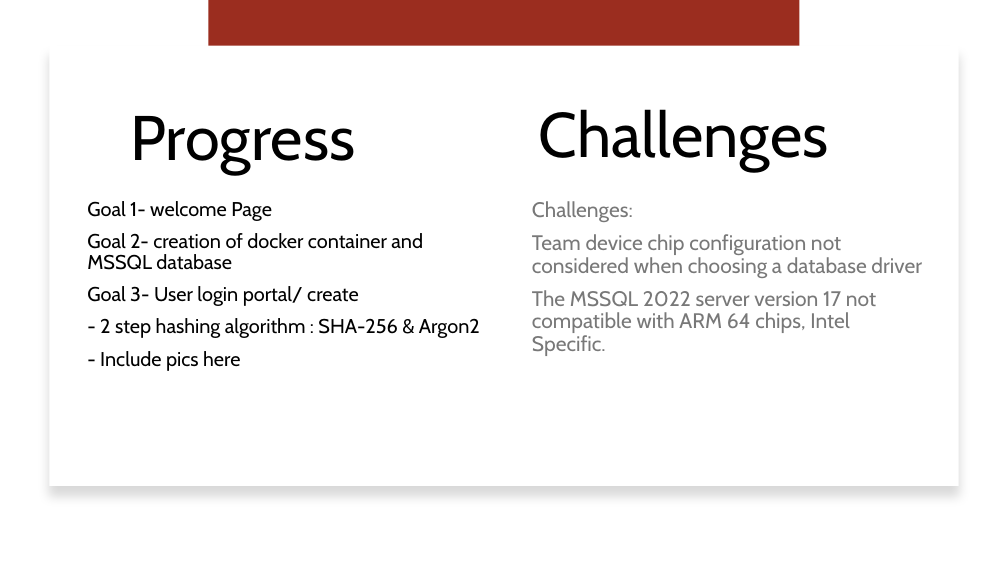
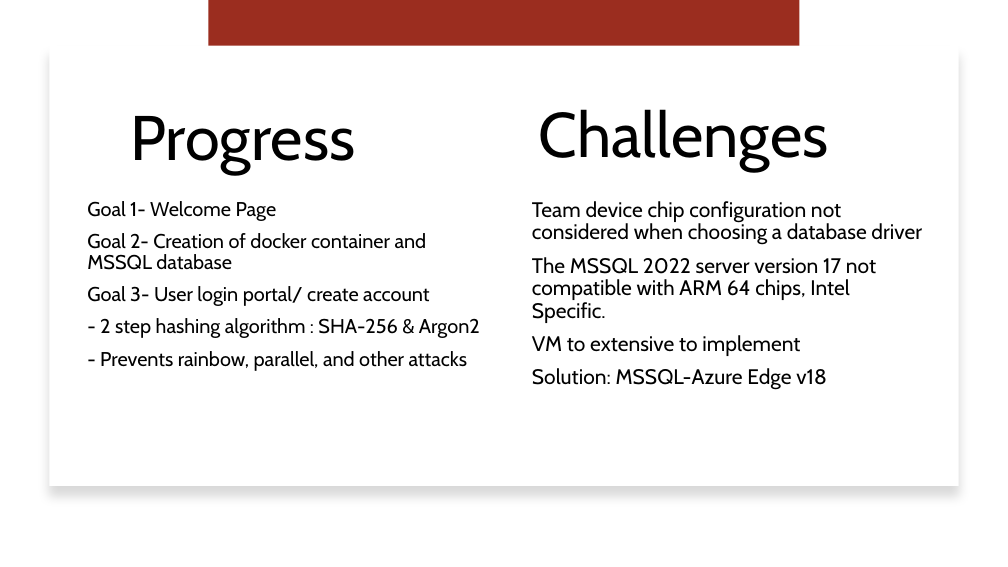
Before and after one commit to jjdeuce06/VulcanActivityTracker, a slide deck: slide 3 of Documentation/Weekly Report/week2/CMSC-4920-Group2-Week2.pptx. Drawn at 1008x567 pixels with LibreOffice and Linux fonts; fonts in the diff are those of the drawing. Boxes give left, top, right and bottom in pixels: in the first picture for what was removed or moved away, otherwise in the second. Text is boxed around its words. In the diff, an @@ line names an element or a change of style, - is before the commit and + after.

```diff
--- a/Documentation/Weekly Report/week2/CMSC-4920-Group2-Week2.pptx
+++ b/Documentation/Weekly Report/week2/CMSC-4920-Group2-Week2.pptx
@@ text at [87,201,429,306]: text changed @@
-Goal 1- welcome Page
-Goal 2- creation of docker container and MSSQL database
-Goal 3- User login portal/ create
+Goal 1- Welcome Page
+Goal 2- Creation of docker container and MSSQL database
+Goal 3- User login portal/ create account
@@ text at [532,201,633,222]: paragraph removed @@
-Challenges:
@@ text at [532,201,922,323]: text colour #797979 to #000000 in "Team device chip configuration not considered when ...", "The MSSQL 2022 server version 17 not ..." @@
@@ text at [100,351,468,371]: text changed @@
-- Include pics here
+- Prevents rainbow, parallel, and other attacks
@@ text at [532,335,827,390]: paragraphs added @@
+VM to extensive to implement
+Solution: MSSQL-Azure Edge v18
```
Also in this commit, not shown: 2 other slides changed, 1 slide added, 1 other file.
